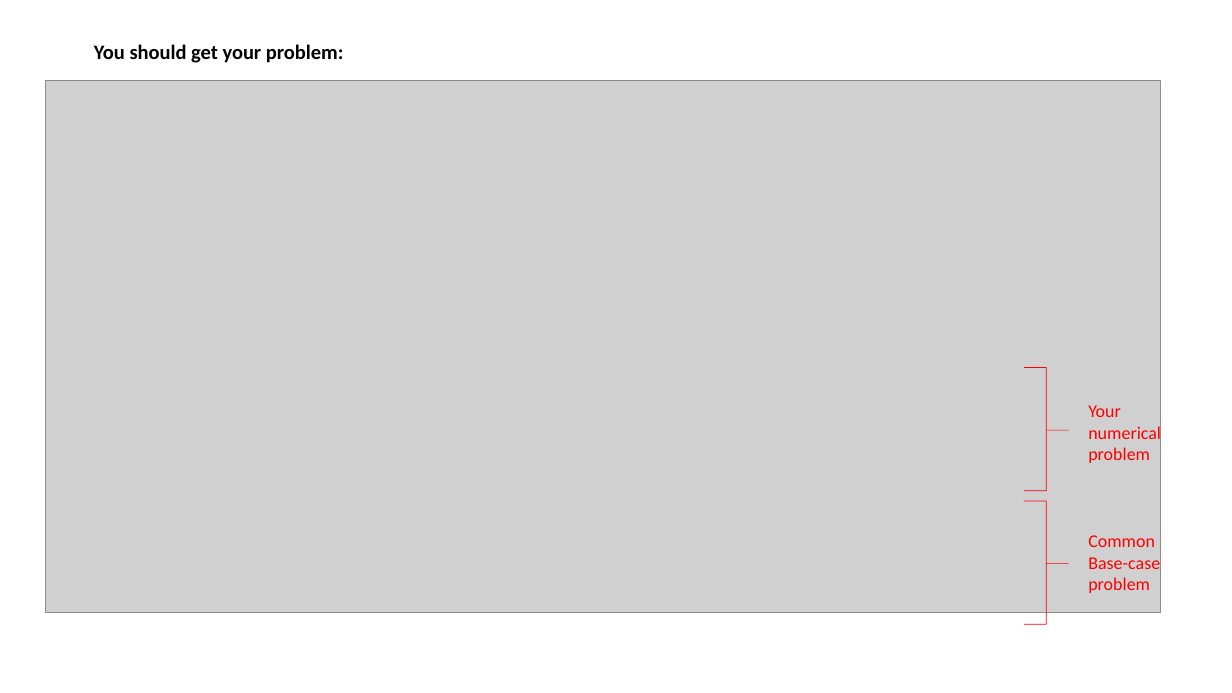
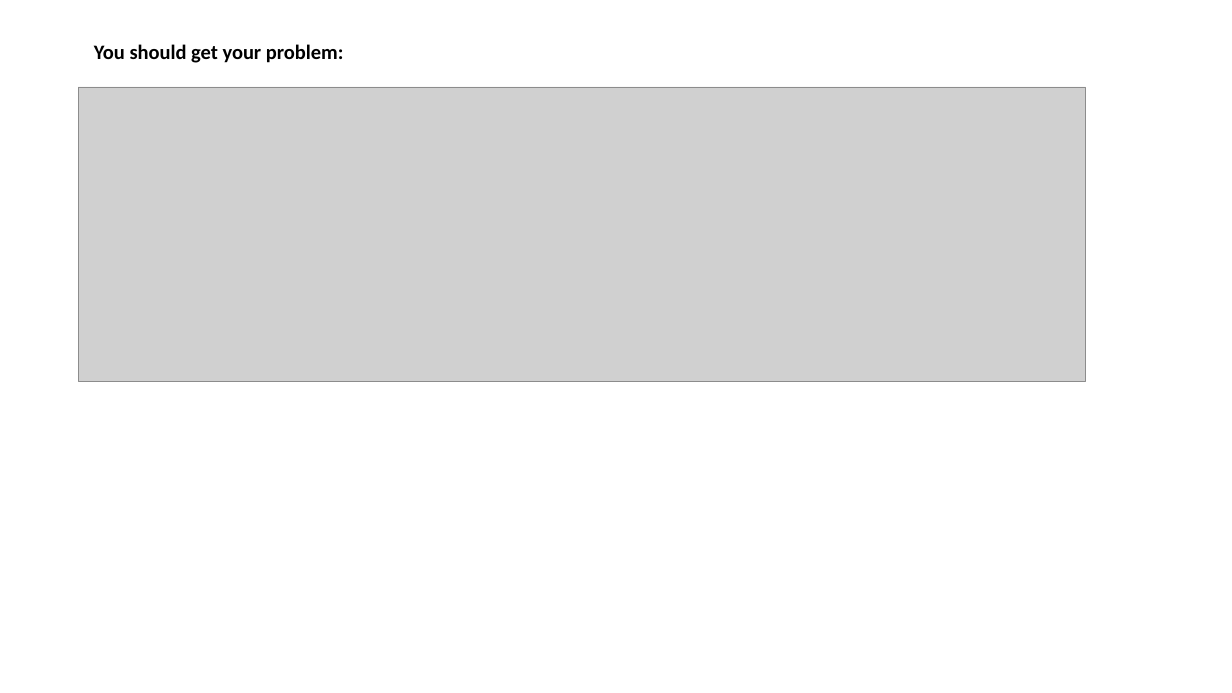
Before and after one commit to gwagnerj/QRP, a slide deck: slide 4 of Documentation/Using the QR Problem homework Site for Students.pptx. Drawn at 1232x693 pixels with LibreOffice and Linux fonts; fonts in the diff are those of the drawing; grey boxes stand for pictures. Boxes give left, top, right and bottom in pixels: in the first picture for what was removed or moved away, otherwise in the second. Text is boxed around its words. In the diff, an @@ line names an element or a change of style, - is before the commit and + after.

```diff
--- a/Documentation/Using the QR Problem homework Site for Students.pptx
+++ b/Documentation/Using the QR Problem homework Site for Students.pptx
@@ picture removed at <box>45,80,1161,613</box> @@
@@ picture added at <box>79,87,1086,381</box> @@
@@ right brace removed at <box>1024,368,1068,491</box> @@
@@ text removed at <box>1088,405,1161,463</box> @@
-Your numerical problem
@@ right brace removed at <box>1024,501,1068,624</box> @@
@@ text removed at <box>1088,535,1160,593</box> @@
-Common Base-case problem
```
Also in this commit, not shown: 2 other slides changed, 2 other files.
